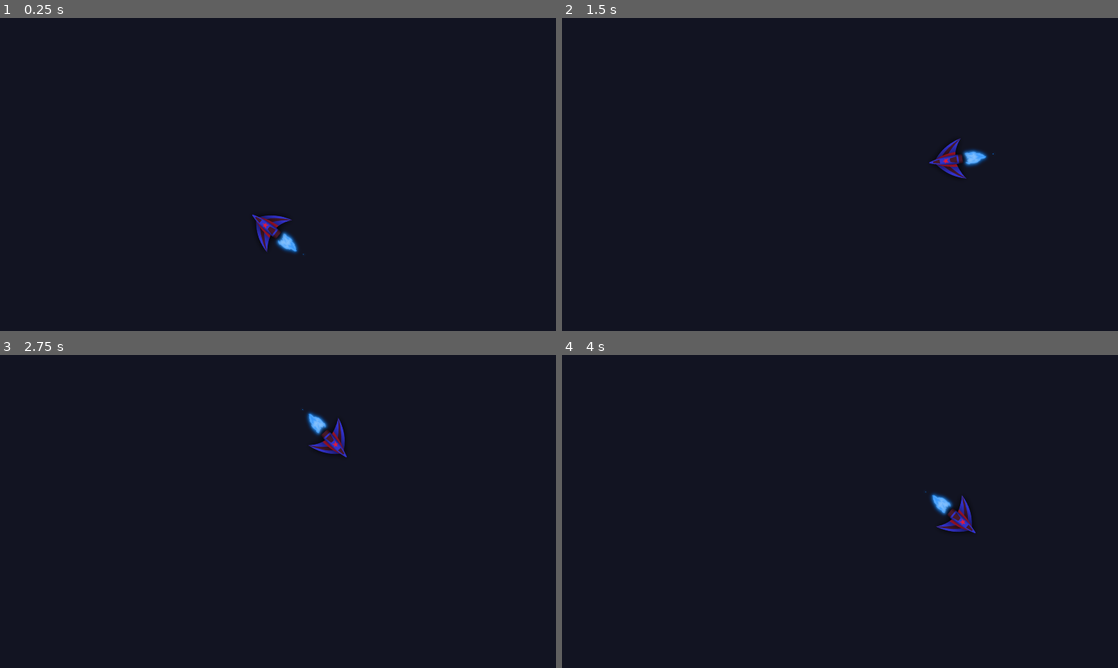
Above: before the commit, frames 1-4 (two rows, left to right).
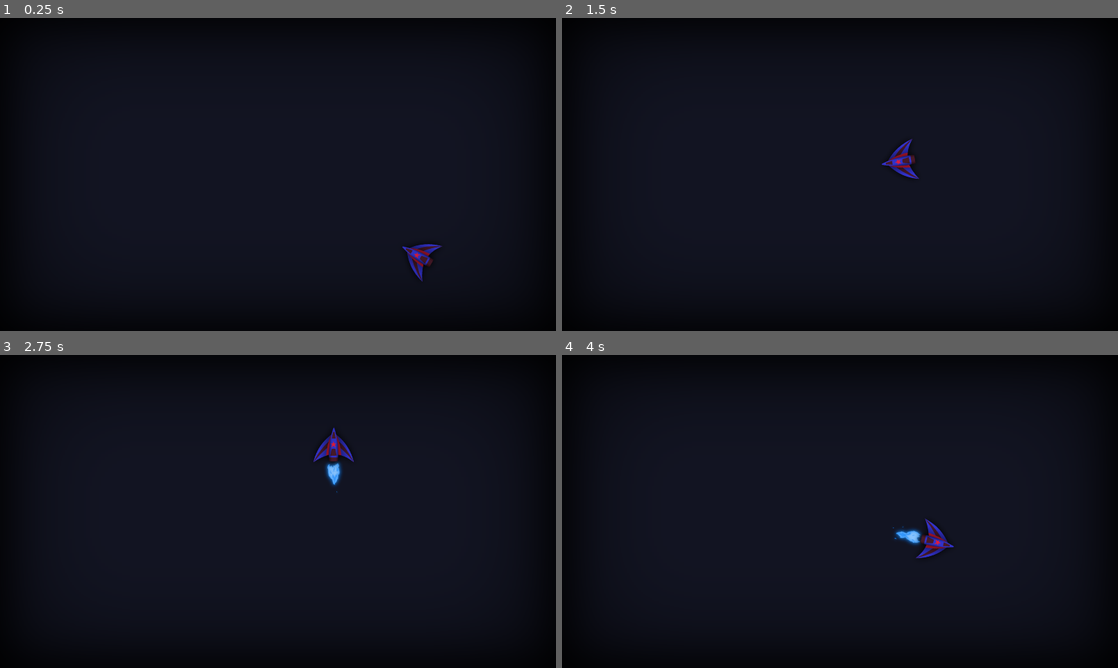
Above: after the commit, the same moments.

Repository: Najim-SD/Moon-Guardian
Game: Godot game, scene res://Scenes/Level.tscn
Same seed, same stepped clock (60 frames per second), same inputs: the game is played once before the commit and once after it.
Inputs (mouse positions are in pixels of both pictures, inside the frame that each line leads up to):
- Up to frame 1 (0.25 s): no input
- Up to frame 2 (1.5 s): move the mouse to (962, 158) at 0.52 s; press the mouse at (962, 158) at 0.53 s; move the mouse to (728, 190) at 1.27 s; release the mouse at (728, 190) at 1.28 s; click (728, 190) at 1.35 s
- Up to frame 3 (2.75 s): move the mouse to (333, 442) at 2.02 s; press the mouse at (333, 442) at 2.03 s
- Up to frame 4 (4 s): move the mouse to (812, 574) at 2.77 s; release the mouse at (812, 574) at 2.78 s; click (812, 574) at 2.85 s; move the mouse to (1006, 558) at 3.52 s; press the mouse at (1006, 558) at 3.53 s

The runs differ from the first frame. In frame 1, 4.2% of the frame differs, in the area x 0-100%, y 0-100%; in frame 2, 4.2%; in frame 3, 4.1%; in frame 4, 4.4%.

Commit message:
Add Camera, and animated jet flame

Diff:
--- a/Scenes/Level.tscn
+++ b/Scenes/Level.tscn
@@ -1,8 +1,12 @@
-[gd_scene load_steps=2 format=2]
+[gd_scene load_steps=3 format=2]
 
 [ext_resource path="res://Scenes/Spaceship.tscn" type="PackedScene" id=1]
+[ext_resource path="res://Scenes/MultiCam.tscn" type="PackedScene" id=2]
 
 [node name="Level" type="Node2D"]
 
 [node name="Spaceship" parent="." instance=ExtResource( 1 )]
-position = Vector2( 611.515, 477.14 )
+position = Vector2( 633.525, 371.621 )
+
+[node name="MultiCam" parent="." instance=ExtResource( 2 )]
+targets = [ "Spaceship" ]
--- /dev/null
+++ b/Scenes/MultiCam.tscn
@@ -0,0 +1,35 @@
+[gd_scene load_steps=3 format=2]
+
+[ext_resource path="res://Scripts/Camera2D.gd" type="Script" id=1]
+[ext_resource path="res://Art/Fx/ScreenFX.png" type="Texture" id=2]
+
+[node name="MultiCam" type="Camera2D"]
+current = true
+drag_margin_h_enabled = true
+drag_margin_v_enabled = true
+smoothing_enabled = true
+smoothing_speed = 4.0
+drag_margin_top = 0.1
+script = ExtResource( 1 )
+__meta__ = {
+"_edit_group_": true,
+"_edit_lock_": true
+}
+
+[node name="HUD" type="CanvasLayer" parent="."]
+layer = 2
+
+[node name="ScrFX" type="TextureRect" parent="HUD"]
+anchor_left = 0.5
+anchor_top = 0.5
+anchor_right = 0.5
+anchor_bottom = 0.5
+margin_left = -640.0
+margin_top = -360.0
+margin_right = 640.0
+margin_bottom = 360.0
+texture = ExtResource( 2 )
+__meta__ = {
+"_edit_lock_": true,
+"_edit_use_anchors_": false
+}
--- a/Scenes/Spaceship.tscn
+++ b/Scenes/Spaceship.tscn
@@ -1,21 +1,47 @@
-[gd_scene load_steps=4 format=2]
+[gd_scene load_steps=19 format=2]
 
 [ext_resource path="res://Art/Spaceship.png" type="Texture" id=1]
 [ext_resource path="res://Scripts/Spaceship.gd" type="Script" id=2]
-[ext_resource path="res://Art/Jet Flames0001.png" type="Texture" id=3]
+[ext_resource path="res://Art/JetFlame/JetFlame03.png" type="Texture" id=3]
+[ext_resource path="res://Art/JetFlame/JetFlame10.png" type="Texture" id=4]
+[ext_resource path="res://Art/JetFlame/JetFlame15.png" type="Texture" id=5]
+[ext_resource path="res://Art/JetFlame/JetFlame04.png" type="Texture" id=6]
+[ext_resource path="res://Art/JetFlame/JetFlame07.png" type="Texture" id=7]
+[ext_resource path="res://Art/JetFlame/JetFlame01.png" type="Texture" id=8]
+[ext_resource path="res://Art/JetFlame/JetFlame05.png" type="Texture" id=9]
+[ext_resource path="res://Art/JetFlame/JetFlame08.png" type="Texture" id=10]
+[ext_resource path="res://Art/JetFlame/JetFlame13.png" type="Texture" id=11]
+[ext_resource path="res://Art/JetFlame/JetFlame14.png" type="Texture" id=12]
+[ext_resource path="res://Art/JetFlame/JetFlame11.png" type="Texture" id=13]
+[ext_resource path="res://Art/JetFlame/JetFlame09.png" type="Texture" id=14]
+[ext_resource path="res://Art/JetFlame/JetFlame12.png" type="Texture" id=15]
+[ext_resource path="res://Art/JetFlame/JetFlame06.png" type="Texture" id=16]
+[ext_resource path="res://Art/JetFlame/JetFlame02.png" type="Texture" id=17]
+
+[sub_resource type="SpriteFrames" id=1]
+animations = [ {
+"frames": [ ExtResource( 8 ), ExtResource( 17 ), ExtResource( 3 ), ExtResource( 6 ), ExtResource( 9 ), ExtResource( 16 ), ExtResource( 7 ), ExtResource( 10 ), ExtResource( 14 ), ExtResource( 4 ), ExtResource( 13 ), ExtResource( 15 ), ExtResource( 11 ), ExtResource( 12 ), ExtResource( 5 ) ],
+"loop": true,
+"name": "JetFlame",
+"speed": 30.0
+} ]
 
 [node name="Spaceship" type="KinematicBody2D"]
 script = ExtResource( 2 )
 
-[node name="Jet Flames0001" type="Sprite" parent="."]
-position = Vector2( -76.5598, -4.0664 )
-rotation = 1.6825
-texture = ExtResource( 3 )
+[node name="JetFlame" type="AnimatedSprite" parent="."]
+position = Vector2( -76.0615, -0.629967 )
+rotation = 1.5708
+frames = SubResource( 1 )
+animation = "JetFlame"
+frame = 8
+playing = true
 
-[node name="sprite" type="Sprite" parent="."]
+[node name="Spaceship" type="Sprite" parent="."]
 position = Vector2( -2.62255, 2.24747 )
 rotation = 1.5708
 texture = ExtResource( 1 )
 
 [node name="CollisionPolygon2D" type="CollisionPolygon2D" parent="."]
+visible = false
 polygon = PoolVector2Array( 37.5561, -0.0800629, 22.8727, -4.84227, 1.04591, -28.2564, -39.8297, -46.5115, -23.5588, -11.1919, -36.258, -10.795, -35.8612, 9.04749, -22.7651, 10.6349, -40.2265, 46.7483, 0.649063, 29.2868, 23.6664, 6.66639 )
--- /dev/null
+++ b/Scripts/Camera2D.gd
@@ -0,0 +1,30 @@
+extends Camera2D
+
+
+export var targets = ["Player1"]
+
+
+func _ready():
+
+	pass # Replace with function body.
+
+
+func _process(delta):
+	var pos:Vector2 = get_parent().find_node(targets[0]).position
+	var maxX = pos.x
+	var minX = pos.x
+	for t in targets:
+		pos.x += get_parent().find_node(t).position.x
+		pos.x /= 2
+		pos.y += get_parent().find_node(t).position.y
+		pos.y /= 2
+
+		if get_parent().find_node(t).position.x > maxX : maxX = get_parent().find_node(t).position.x
+		if get_parent().find_node(t).position.x < minX : minX = get_parent().find_node(t).position.x
+	position = pos
+	var pad = 500
+	var wid = maxX - minX + pad
+	if wid > 1280 * zoom.x or (wid < 1280 * zoom.x and wid > 1280):
+		zoom.x = wid / 1280
+		zoom.y = zoom.x
+	pass
--- a/Scripts/Spaceship.gd
+++ b/Scripts/Spaceship.gd
@@ -22,6 +22,8 @@
 	look_at(get_global_mouse_position())
 	if Input.is_action_pressed("move"):
 		velocity = move_and_slide(velocity, Vector2.UP)
-		pass
+		get_node("JetFlame").show()
+	else:
+		get_node("JetFlame").hide()
 	#velocity = move_and_slide(velocity, Vector2.UP)
 	pass	#_Physics Process
--- a/project.godot
+++ b/project.godot
@@ -18,7 +18,7 @@
 config/name="Genetic AI Spaceships"
 config/description="A game made for the 2020 Github GameOff Jam. using Godot 3.2.3"
 run/main_scene="res://Scenes/Level.tscn"
-config/icon="res://icon.png"
+config/icon="res://Art/Spaceship.png"
 
 [display]
 
Binary file added: Art/Fx/ScreenFX.png
Not shown, added: Art/Fx/ScreenFX.png.import
Binary file removed: Art/Jet Flames0001.png
Binary file added: Art/JetFlame/JetFlame01.png
Not shown, added: Art/JetFlame/JetFlame01.png.import
Binary file added: Art/JetFlame/JetFlame02.png
Not shown, added: Art/JetFlame/JetFlame02.png.import
Binary file added: Art/JetFlame/JetFlame03.png
Not shown, added: Art/JetFlame/JetFlame03.png.import
Binary file added: Art/JetFlame/JetFlame04.png
Not shown, added: Art/JetFlame/JetFlame04.png.import
Binary file added: Art/JetFlame/JetFlame05.png
(and 21 more such lines)
